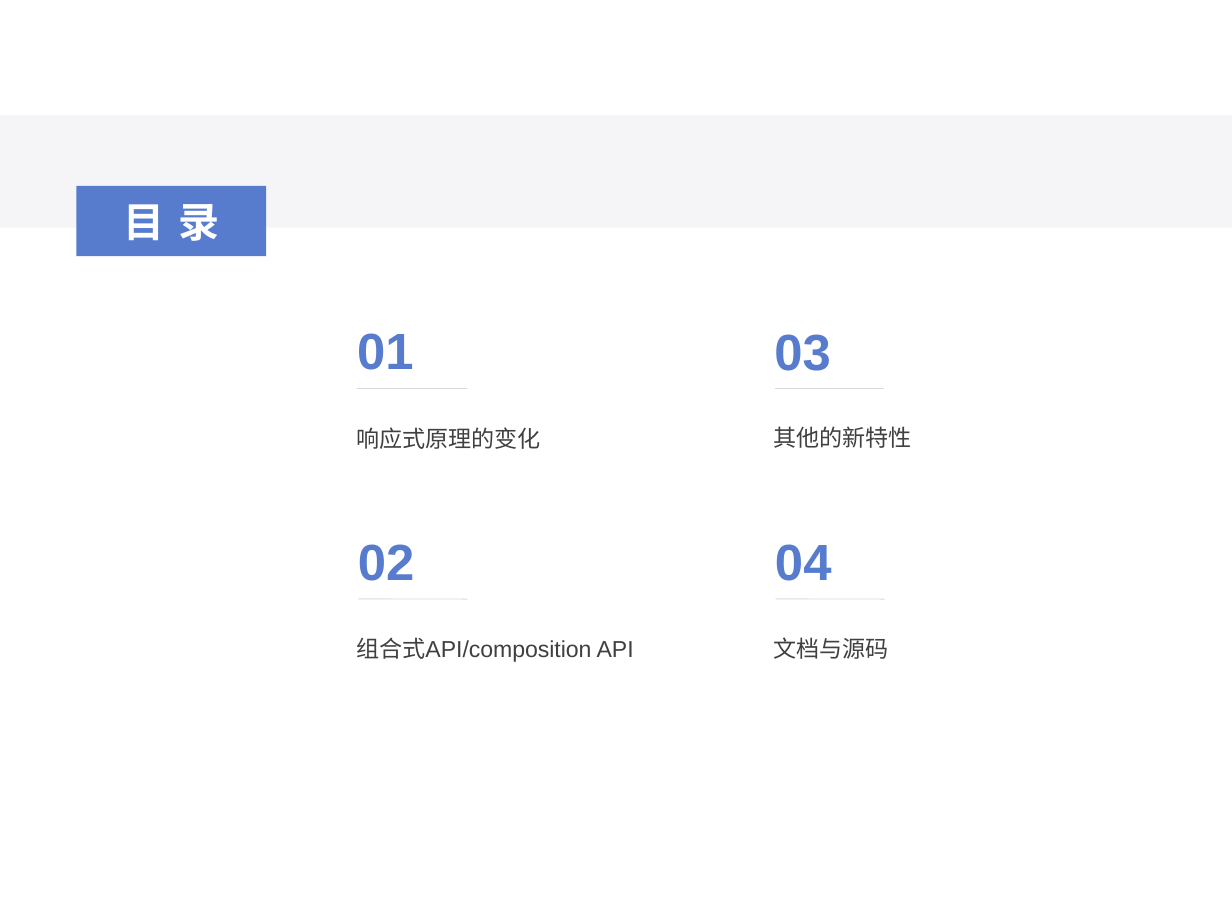
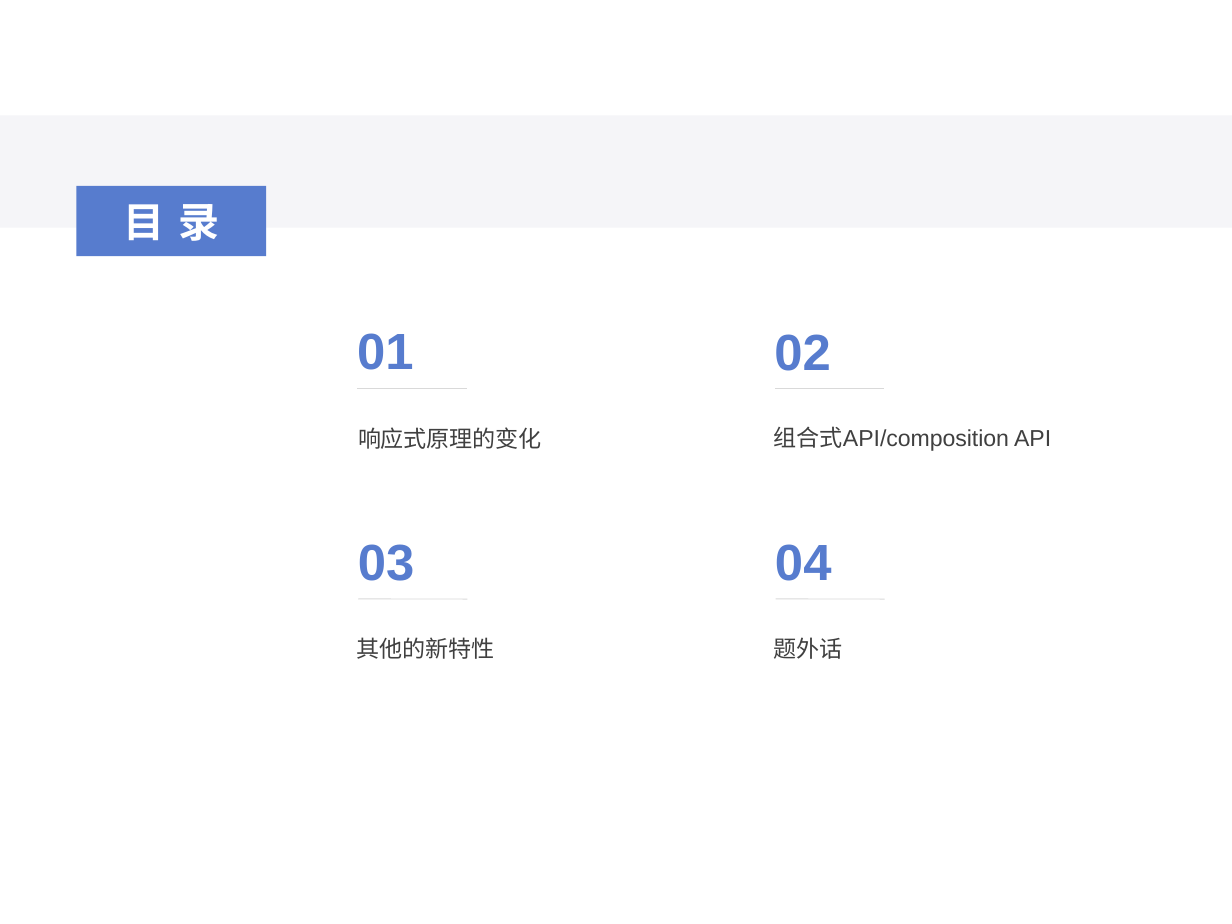
Before and after one commit to Yukon123/HelloVue3, a slide deck: slide 2 of Vue3.pptx. Drawn at 1232x924 pixels with LibreOffice and Linux fonts; fonts in the diff are those of the drawing. Boxes give left, top, right and bottom in pixels: in the first picture for what was removed or moved away, otherwise in the second. Text is boxed around its words. In the diff, an @@ line names an element or a change of style, - is before the commit and + after.

```diff
--- a/Vue3.pptx
+++ b/Vue3.pptx
@@ text at (x1=774, y1=334, x2=831, y2=371): text changed @@
-03
+02
@@ text at (x1=774, y1=426, x2=1051, y2=451): text changed @@
-其他的新特性
+组合式API/composition API
@@ text at (x1=358, y1=544, x2=415, y2=581): text changed @@
-02
+03
@@ text at (x1=357, y1=637, x2=495, y2=659): text changed @@
-组合式API/composition API
+其他的新特性
@@ text at (x1=774, y1=637, x2=843, y2=659): text changed @@
-文档与源码
+题外话
```
Also in this commit, not shown: 9 other slides changed, 4 slides added, 2 slides removed, 20 other files.
